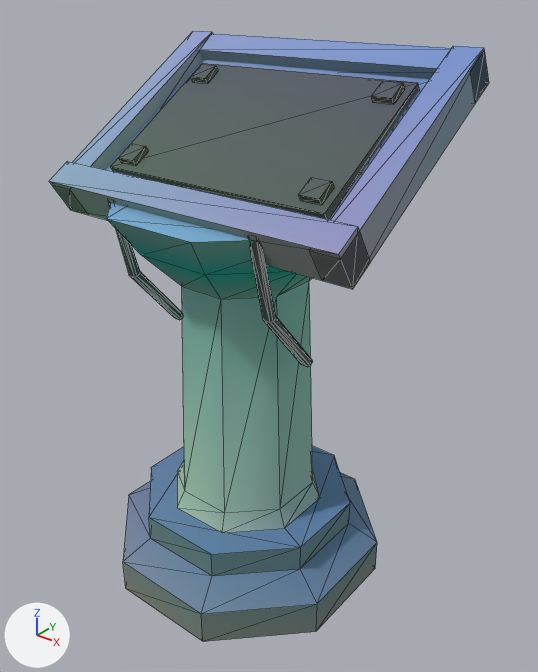
Two versions of the glTF model assets/kit/plaque.glb, one commit apart.
Both versions are drawn from a 50 mm lens placed at (0.952, -1.106, 1.282), pointed at (0.042, 0.031, 0.577). The axes (+X, +Y, +Z) are drawn at lower left. The lights are the same throughout. The picture after the commit comes second. Mesh edges are drawn as thin lines. Vertices at exactly the same position are counted once.

Names of what the first picture shows: 'plaque_bracket', 'plaque_bracket.001', 'plaque_bronze', 'plaque_plinth', 'plaque_post', 'plaque_slab'.
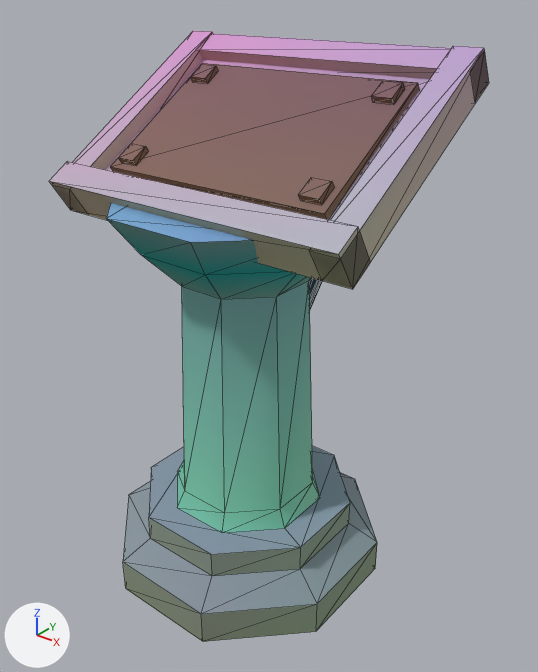
Edits to the bpy script that builds the scene:
```text
Change me_plaque_plinth:
    where me_plaque_plinth.from_pydata(...)  # 32 vertices, 60 faces; spans x -0.296..0.296, y -0.296..0.296, z 0.0..0.18
    me_plaque_plinth part 1: 22 faces centred in x -0.274..0.274, y -0.274..0.274, z 0.093..0.18 are repainted in the vertex colours; the middle colour goes from blue #87bdf3 to blue #c2ddf3
    me_plaque_plinth part 2: 15 faces centred in x -0.231..0.231, y -0.231..0.231, z 0.14..0.16 are repainted in the vertex colours; the middle colour goes from cyan #86bdce to pale green #c2ddce
    me_plaque_plinth part 3: 11 faces centred in x -0.296..0.296, y -0.238..0.296, z 0.027..0.14 are repainted in the vertex colours; the middle colour goes from greyish cyan #9fbdc5 to pale green #c2ddc5
    me_plaque_plinth part 4: 6 faces centred in x -0.296..0.238, y -0.296..-0.041, z 0.027..0.053 are repainted in the vertex colours; the middle colour goes from light grey #adc6bd to pale green #c6dcbd
Change me_plaque_post:
    where me_plaque_post.from_pydata(...)  # 40 vertices, 76 faces; spans x -0.259..0.259, y -0.259..0.259, z 0.18..0.88
    me_plaque_post part 5: 50 faces centred in x -0.24..0.24, y -0.24..0.24, z 0.387..0.88 are repainted in the vertex colours; the middle colour goes from cyan #86cac3 to cyan #86c6c3
    me_plaque_post part 6: 26 faces centred in x -0.16..0.16, y -0.16..0.16, z 0.18..0.387 are repainted in the vertex colours; the middle colour goes from green #aedccb to green #86e6cb
Change me_plaque_bracket:
    remove me_plaque_bracket.from_pydata(...)  # 32 vertices, 60 faces; spans x -0.192..-0.168, y -0.185..0.141, z 0.574..0.929
    add me_plaque_bracket.from_pydata(...)  # 32 vertices, 60 faces; spans x -0.122..-0.098, y -0.061..0.186, z 0.614..0.909
    me_plaque_bracket part 7: 32 of 32 vertices moved; they spanned x -0.192..-0.168, y -0.185..0.141, z 0.574..0.929 and now span x -0.122..-0.098, y -0.061..0.186, z 0.614..0.909; mean shift (0.07, 0.125, 0.01)
Change me_plaque_bracket_001:
    remove me_plaque_bracket_001.from_pydata(...)  # 32 vertices, 60 faces; spans x 0.168..0.192, y -0.185..0.141, z 0.574..0.929
    add me_plaque_bracket_001.from_pydata(...)  # 32 vertices, 60 faces; spans x 0.098..0.122, y -0.061..0.186, z 0.614..0.909
    me_plaque_bracket_001 part 8: 32 of 32 vertices moved; they spanned x 0.168..0.192, y -0.185..0.141, z 0.574..0.929 and now span x 0.098..0.122, y -0.061..0.186, z 0.614..0.909; mean shift (-0.07, 0.125, 0.01)
Change me_plaque_slab:
    where me_plaque_slab.from_pydata(...)  # 36 vertices, 60 faces; spans x -0.36..0.36, y -0.195..0.291, z 0.823..1.164
    me_plaque_slab part 9: 60 faces centred in x -0.36..0.36, y -0.18..0.279, z 0.836..1.15 are repainted in the vertex colours, in many colours
Change me_plaque_bronze:
    where me_plaque_bronze.from_pydata(...)  # 40 vertices, 60 faces; spans x -0.27..0.27, y -0.105..0.193, z 0.909..1.105
    me_plaque_bronze part 10: 16 faces centred in x -0.237..0.237, y -0.084..0.189, z 0.951..1.101 are repainted in the vertex colours; the middle colour goes from blue #86adea to purple #ccadea
    me_plaque_bronze part 11: 11 faces centred in x -0.27..0.09, y -0.102..-0.006, z 0.914..0.979 are repainted in the vertex colours; the middle colour goes from cyan #86bdb6 to pale pink #d2bbb6
    me_plaque_bronze part 12: 6 faces centred in x -0.237..0.27, y 0.093..0.156, z 1.034..1.085 are repainted in the vertex colours; the middle colour goes from blue #86a7c1 to light grey #c8adc1
    me_plaque_bronze part 13: 9 faces centred in x -0.27..0.252, y 0.093..0.154, z 1.034..1.089 are repainted in the vertex colours; the middle colour goes from blue #86adcd to pale pink #ccadcd
    me_plaque_bronze part 14: 14 faces centred in x -0.237..0.27, y -0.094..0.144, z 0.936..1.077 are repainted in the vertex colours; the middle colour goes from cyan #86b1c0 to pale pink #cdbac0
```

Location of each change, [x1, y1, x2, y2] in pixels of the pictures (538 x 672 px):
'plaque_bracket.001', reshaped (mostly hidden afterwards): before [250, 241, 313, 367]; after [309, 278, 322, 309]
'plaque_bracket', reshaped (not visible afterwards): before [109, 203, 182, 320]
part 1 of me_plaque_plinth, recoloured: [123, 446, 377, 614] in both
part 2 of me_plaque_plinth, recoloured (cyan to pale green): [149, 504, 350, 576] in both
part 3 of me_plaque_plinth, recoloured: [201, 543, 377, 633] in both
part 4 of me_plaque_plinth, recoloured (light grey to pale green): [123, 563, 317, 637] in both
part 5 of me_plaque_post, recoloured: [106, 203, 313, 513] in both
part 6 of me_plaque_post, recoloured: [177, 370, 320, 533] in both
part 9 of me_plaque_slab, recoloured: [49, 30, 489, 289] in both
part 10 of me_plaque_bronze, recoloured: [110, 63, 417, 214] in both
part 11 of me_plaque_bronze, recoloured: [111, 146, 327, 219] in both
part 12 of me_plaque_bronze, recoloured: [346, 83, 419, 193] in both
part 13 of me_plaque_bronze, recoloured: [205, 66, 405, 104] in both
part 14 of me_plaque_bronze, recoloured: [191, 77, 415, 219] in both
